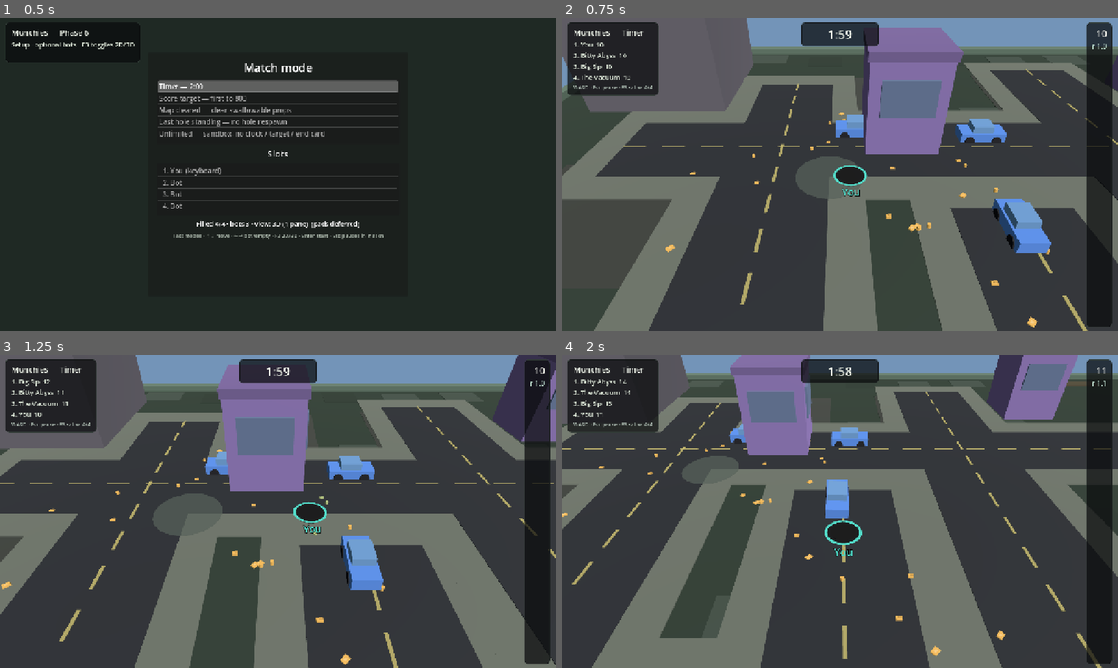
Above: before the commit, frames 1-4 (two rows, left to right).
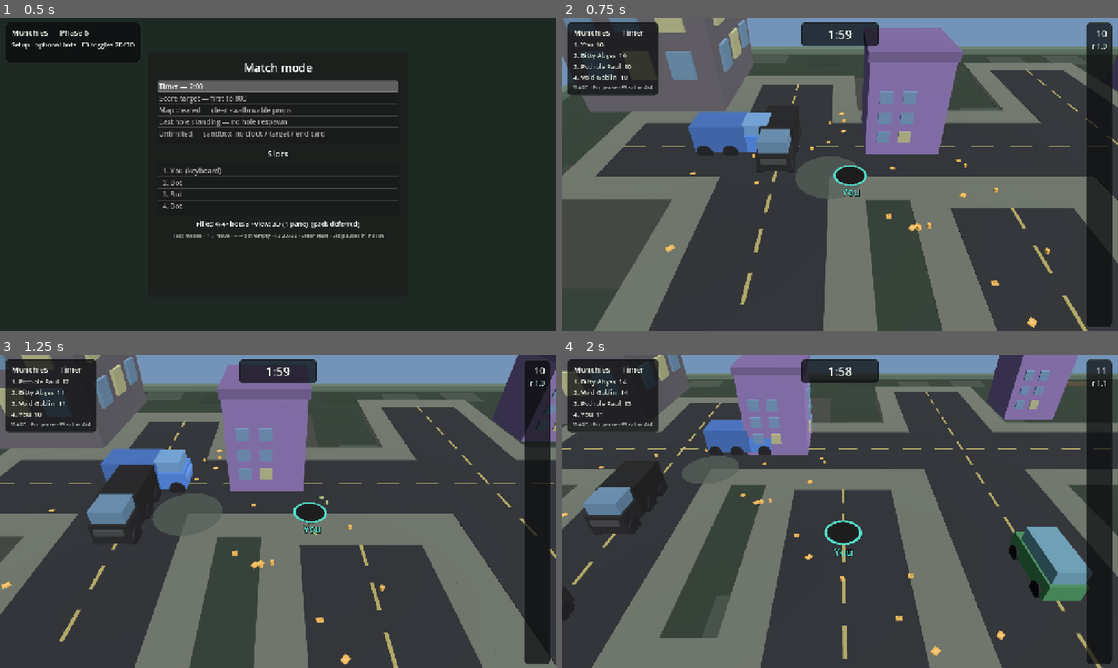
Above: after the commit, the same moments.

Repository: yelsayd/munchies
Game: Godot game, scene res://scenes/main.tscn
The game is run twice, just before and just after one commit, with the same random seed, the same clock (stepped at 60 frames per second) and the same inputs.
Inputs:
- Up to frame 1 (0.5 s): no input
- Up to frame 2 (0.75 s): tap Enter (confirm) at 0.5, 0.6 s; hold D (move_right) from 0.53 s (still down)
- Up to frame 3 (1.25 s): keep holding D (move_right)
- Up to frame 4 (2 s): release D (move_right) at 1.28 s; hold S (move_down) from 1.28 s (still down); tap Tab at 1.35 s

Frame 1 is identical in both runs. In frame 2, 7.0% of the frame differs, in the area x 0-88%, y 0-76%; in frame 3, 6.4%; in frame 4, 7.3%, in the area x 0-96%, y 0-79%.

Commit message:
Moving multi-color vehicles, building windows, opaque end card.
Spawn sedans/vans/trucks in varied colors that cruise road centerlines
and bounce at ends. Buildings get window grids; the game-over screen
uses a dim overlay plus a near-opaque end card panel.

Co-authored-by: Yasser Elsayed <yelsayd@users.noreply.github.com>

Diff:
--- a/scenes/main.tscn
+++ b/scenes/main.tscn
@@ -21,6 +21,18 @@
 content_margin_right = 0
 content_margin_bottom = 0
 
+[sub_resource type="StyleBoxFlat" id="StyleBoxFlat_endcard"]
+bg_color = Color(0.04, 0.045, 0.05, 0.96)
+border_width_left = 1
+border_width_top = 1
+border_width_right = 1
+border_width_bottom = 1
+border_color = Color(0.28, 0.34, 0.3, 0.9)
+corner_radius_top_left = 10
+corner_radius_top_right = 10
+corner_radius_bottom_right = 10
+corner_radius_bottom_left = 10
+
 [node name="Main" type="Node2D"]
 script = ExtResource("1_main")
 
@@ -183,6 +195,16 @@
 text = "Tab modes/slots · ↑↓ move · ←→ bot/empty · Enter start"
 horizontal_alignment = 1
 
+[node name="EndDim" type="ColorRect" parent="HUD"]
+visible = false
+anchors_preset = 15
+anchor_right = 1.0
+anchor_bottom = 1.0
+grow_horizontal = 2
+grow_vertical = 2
+mouse_filter = 2
+color = Color(0.02, 0.03, 0.04, 0.78)
+
 [node name="EndCard" type="PanelContainer" parent="HUD"]
 visible = false
 anchors_preset = 8
@@ -190,12 +212,13 @@
 anchor_top = 0.5
 anchor_right = 0.5
 anchor_bottom = 0.5
-offset_left = -220.0
-offset_top = -160.0
-offset_right = 220.0
-offset_bottom = 160.0
-grow_horizontal = 2
-grow_vertical = 2
+offset_left = -240.0
+offset_top = -180.0
+offset_right = 240.0
+offset_bottom = 180.0
+grow_horizontal = 2
+grow_vertical = 2
+theme_override_styles/panel = SubResource("StyleBoxFlat_endcard")
 
 [node name="Margin" type="MarginContainer" parent="HUD/EndCard"]
 layout_mode = 2
--- a/scripts/main.gd
+++ b/scripts/main.gd
@@ -44,6 +44,7 @@
 @onready var slot_list: ItemList = $HUD/Setup/Margin/VBox/SlotList
 @onready var setup_summary: Label = $HUD/Setup/Margin/VBox/SlotSummary
 @onready var setup_hint: Label = $HUD/Setup/Margin/VBox/SetupHint
+@onready var end_dim: ColorRect = $HUD/EndDim
 @onready var end_panel: PanelContainer = $HUD/EndCard
 @onready var end_title: Label = $HUD/EndCard/Margin/VBox/EndTitle
 @onready var end_scores: Label = $HUD/EndCard/Margin/VBox/EndScores
@@ -203,6 +204,7 @@
 	_teardown_panes()
 	split_layer.visible = false
 	setup_panel.visible = true
+	end_dim.visible = false
 	end_panel.visible = false
 	timer_panel.visible = false
 	left_panel.visible = true
@@ -268,6 +270,7 @@
 	_set_paused(false)
 	_screen = Screen.PLAYING
 	setup_panel.visible = false
+	end_dim.visible = false
 	end_panel.visible = false
 	_rebuild_panes()
 	split_layer.visible = true
@@ -276,6 +279,7 @@
 
 func _show_end_card() -> void:
 	_screen = Screen.ENDED
+	end_dim.visible = true
 	end_panel.visible = true
 	end_title.text = sim.match_end_reason
 	var lines: PackedStringArray = PackedStringArray()
--- a/scripts/world_view.gd
+++ b/scripts/world_view.gd
@@ -63,11 +63,13 @@
 		var r: float = float(prop["radius"]) * PIXELS_PER_METER
 		var tier: int = int(prop["tier"])
 		var col: Color = TIER_COLORS.get(tier, Color.WHITE) as Color
+		if tier == 2 and prop.has("body_color"):
+			col = prop["body_color"] as Color
 		var facing: float = _prop_facing(prop, sim)
 		if bool(prop.get("fallen", false)) or float(prop.get("tip_angle", 0.0)) > 0.05:
 			_draw_prop_tipped(prop, pos, r, col, tier)
 		else:
-			_draw_tier_shape(tier, pos, r, col, int(prop["id"]), facing)
+			_draw_tier_shape(tier, pos, r, col, int(prop["id"]), facing, int(prop.get("vehicle", 0)))
 		# Contested / claimed: only the claiming hole owns the prop — ring in that hole's color.
 		var claimed: int = int(prop.get("claimed_by", -1))
 		if claimed != -1:
@@ -277,7 +279,11 @@
 
 
 func _prop_facing(prop: Dictionary, sim: MunchiesSim) -> float:
-	## Prefer road orientation for cars; otherwise a stable angle from id.
+	## Prefer drive velocity so moving cars face travel direction.
+	var vx: float = float(prop.get("vx", 0.0))
+	var vy: float = float(prop.get("vy", 0.0))
+	if vx * vx + vy * vy > 0.25:
+		return atan2(vy, vx)
 	var px: float = float(prop["x"])
 	var py: float = float(prop["y"])
 	var best_d: float = INF
@@ -296,14 +302,22 @@
 	return facing
 
 
-func _draw_tier_shape(tier: int, pos: Vector2, r: float, col: Color, prop_id: int, facing: float) -> void:
+func _draw_tier_shape(
+	tier: int,
+	pos: Vector2,
+	r: float,
+	col: Color,
+	prop_id: int,
+	facing: float,
+	vehicle: int = 0
+) -> void:
 	match tier:
 		0:
 			_draw_litter(pos, r, col, prop_id)
 		1:
 			_draw_street_prop(pos, r, col, prop_id)
 		2:
-			_draw_car(pos, r, col, facing)
+			_draw_car(pos, r, col, facing, vehicle)
 		3:
 			_draw_building(pos, r, col, false)
 		_:
@@ -362,13 +376,25 @@
 			draw_circle(pos + Vector2(0, -r * 0.95), r * 0.4, col.lightened(0.15))
 
 
-func _draw_car(pos: Vector2, r: float, col: Color, facing: float) -> void:
-	## Top-down car: tapered body, glass cabin, wheels. Facing aligns to nearest road.
+func _draw_car(pos: Vector2, r: float, col: Color, facing: float, vehicle: int = 0) -> void:
+	## Top-down sedan / van / truck. Facing follows road travel.
 	if r < 2.0 or not is_finite(facing):
 		draw_circle(pos, maxf(r, 1.0), col)
 		return
 	var body_len := r * 2.55
 	var body_w := r * 1.2
+	var cabin_len := r * 1.05
+	var cabin_off := r * 0.12
+	if vehicle == MunchiesSim.VEHICLE_VAN:
+		body_len = r * 2.7
+		body_w = r * 1.3
+		cabin_len = r * 1.9
+		cabin_off = -r * 0.1
+	elif vehicle == MunchiesSim.VEHICLE_TRUCK:
+		body_len = r * 3.2
+		body_w = r * 1.35
+		cabin_len = r * 0.9
+		cabin_off = r * 0.85
 	var axis := Vector2(cos(facing), sin(facing))
 	if axis.length_squared() < 0.0001:
 		axis = Vector2.RIGHT
@@ -378,22 +404,24 @@
 		_oriented_rect(pos + Vector2(r * 0.06, r * 0.06), body_len * 1.02, body_w * 1.08, axis, perp),
 		Color(0, 0, 0, 0.25 * col.a)
 	)
-	# Body (slightly rounded via end caps)
 	_draw_poly_safe(_oriented_rect(pos, body_len, body_w, axis, perp), col)
 	draw_circle(pos + axis * (body_len * 0.42), body_w * 0.48, col)
 	draw_circle(pos - axis * (body_len * 0.42), body_w * 0.42, col)
-	# Cabin glass
-	var cabin_c := pos + axis * (r * 0.12)
+	var cabin_c := pos + axis * cabin_off
 	_draw_poly_safe(
-		_oriented_rect(cabin_c, r * 1.05, body_w * 0.72, axis, perp),
+		_oriented_rect(cabin_c, cabin_len, body_w * 0.72, axis, perp),
 		Color(0.62, 0.78, 0.90, col.a)
 	)
-	# Nose stripe so facing reads
+	if vehicle == MunchiesSim.VEHICLE_TRUCK:
+		# Cargo box behind the cab
+		_draw_poly_safe(
+			_oriented_rect(pos - axis * (r * 0.45), r * 1.9, body_w * 0.95, axis, perp),
+			col.darkened(0.18)
+		)
 	_draw_poly_safe(
 		_oriented_rect(pos + axis * (body_len * 0.38), r * 0.35, body_w * 0.55, axis, perp),
 		col.lightened(0.18)
 	)
-	# Wheels
 	var wheel_col := Color(0.08, 0.08, 0.10, col.a)
 	var wheel_r := r * 0.3
 	var long_off := body_len * 0.3
--- a/scripts/world_view_3d.gd
+++ b/scripts/world_view_3d.gd
@@ -247,13 +247,15 @@
 			continue
 		seen[id] = true
 		var node: Node3D = _prop_nodes.get(id) as Node3D
-		# Rebuild legacy single-mesh props into composites.
-		if node != null and not bool(node.get_meta("composite", false)):
+		var want_key: String = _prop_mesh_key(prop)
+		# Rebuild when shape/color kind changes (or legacy single-mesh).
+		if node != null and str(node.get_meta("mesh_key", "")) != want_key:
 			node.queue_free()
 			_prop_nodes.erase(id)
 			node = null
 		if node == null:
 			node = _make_prop_node(prop)
+			node.set_meta("mesh_key", want_key)
 			_props_root.add_child(node)
 			_prop_nodes[id] = node
 		_place_prop(node, prop, sim)
@@ -345,9 +347,17 @@
 		var face_yaw := 0.0
 		if tier == 2 and host != null and host.sim != null:
 			face_yaw = -_prop_facing(fake, host.sim as MunchiesSim)
-		_place_prop_tipped(node, fake, _prop_height(tier, r * scale_v), face_yaw)
+		_place_prop_tipped(node, fake, _prop_height(tier, r * scale_v, fake), face_yaw)
 		node.position.y -= drop
 		_tween_nodes.append(node)
+
+
+func _prop_mesh_key(prop: Dictionary) -> String:
+	var tier: int = int(prop["tier"])
+	if tier == 2:
+		var bc: Color = prop.get("body_color", TIER_COLORS[2]) as Color
+		return "2:%d:%s" % [int(prop.get("vehicle", 0)), bc]
+	return "%d:%d" % [tier, int(prop.get("id", 0)) % 3]
 
 
 func _make_prop_node(prop: Dictionary) -> Node3D:
@@ -364,11 +374,12 @@
 		1:
 			_build_street_prop(root, r, col, prop_id)
 		2:
-			_build_car(root, r, col)
+			var body: Color = prop.get("body_color", col) as Color
+			_build_car(root, r, body, int(prop.get("vehicle", 0)))
 		3:
-			_build_building(root, r, col, false)
+			_build_building(root, r, col, false, prop_id)
 		_:
-			_build_building(root, r, col, true)
+			_build_building(root, r, col, true, prop_id)
 	return root
 
 
@@ -432,52 +443,109 @@
 			_add_prop_part(root, _make_box(Vector3(-r * 0.55, r * 0.15, 0.0), Vector3(r * 0.45, r * 0.28, r * 0.28), col), col)
 
 
-func _build_car(root: Node3D, r: float, col: Color) -> void:
-	## Body + cabin glass + four wheels. Length along local X (yaw faces the road).
+func _build_car(root: Node3D, r: float, col: Color, kind: int = 0) -> void:
+	## Sedan / van / truck. Length along local X (yaw follows drive direction).
 	var body_col: Color = col
-	var cabin_col := Color(0.45, 0.62, 0.78).lerp(col, 0.25)
+	var cabin_col := Color(0.45, 0.62, 0.78).lerp(col, 0.2)
 	var wheel_col := Color(0.12, 0.12, 0.14)
 	var trim := col.darkened(0.2)
-	# Lower body
-	_add_prop_part(root, _make_box(Vector3(0.0, -r * 0.12, 0.0), Vector3(r * 2.5, r * 0.55, r * 1.15), body_col), body_col)
-	# Cabin / glass
-	_add_prop_part(root, _make_box(Vector3(-r * 0.05, r * 0.32, 0.0), Vector3(r * 1.15, r * 0.42, r * 0.95), cabin_col), cabin_col)
-	# Hood / trunk dark strips
-	_add_prop_part(root, _make_box(Vector3(r * 0.85, r * 0.05, 0.0), Vector3(r * 0.55, r * 0.12, r * 1.0), trim), trim)
-	_add_prop_part(root, _make_box(Vector3(-r * 0.95, r * 0.02, 0.0), Vector3(r * 0.4, r * 0.1, r * 1.0), trim), trim)
-	# Wheels (axle along Z)
-	for xz in [
-		Vector3(r * 0.75, -r * 0.32, r * 0.52),
-		Vector3(r * 0.75, -r * 0.32, -r * 0.52),
-		Vector3(-r * 0.75, -r * 0.32, r * 0.52),
-		Vector3(-r * 0.75, -r * 0.32, -r * 0.52),
-	]:
-		var wheel := _make_cylinder(xz, r * 0.28, r * 0.22, wheel_col)
-		wheel.rotation.x = PI * 0.5
-		_add_prop_part(root, wheel, wheel_col)
-
-
-func _build_building(root: Node3D, r: float, col: Color, is_block: bool) -> void:
+	match kind:
+		MunchiesSim.VEHICLE_TRUCK:
+			# Cab + boxy cargo
+			_add_prop_part(root, _make_box(Vector3(r * 0.85, -r * 0.05, 0.0), Vector3(r * 1.2, r * 0.7, r * 1.2), body_col), body_col)
+			_add_prop_part(root, _make_box(Vector3(r * 0.85, r * 0.45, 0.0), Vector3(r * 0.95, r * 0.55, r * 1.05), cabin_col), cabin_col)
+			_add_prop_part(root, _make_box(Vector3(-r * 0.55, r * 0.15, 0.0), Vector3(r * 2.0, r * 1.1, r * 1.25), trim), trim)
+			_add_prop_part(root, _make_box(Vector3(r * 1.35, r * 0.05, 0.0), Vector3(r * 0.35, r * 0.2, r * 0.9), body_col.lightened(0.15)), body_col.lightened(0.15))
+			for xz in [
+				Vector3(r * 1.1, -r * 0.38, r * 0.55),
+				Vector3(r * 1.1, -r * 0.38, -r * 0.55),
+				Vector3(-r * 0.2, -r * 0.38, r * 0.55),
+				Vector3(-r * 0.2, -r * 0.38, -r * 0.55),
+				Vector3(-r * 1.2, -r * 0.38, r * 0.55),
+				Vector3(-r * 1.2, -r * 0.38, -r * 0.55),
+			]:
+				var wheel := _make_cylinder(xz, r * 0.3, r * 0.24, wheel_col)
+				wheel.rotation.x = PI * 0.5
+				_add_prop_part(root, wheel, wheel_col)
+		MunchiesSim.VEHICLE_VAN:
+			# Tall cabin covering most of the body
+			_add_prop_part(root, _make_box(Vector3(0.0, -r * 0.05, 0.0), Vector3(r * 2.6, r * 0.65, r * 1.2), body_col), body_col)
+			_add_prop_part(root, _make_box(Vector3(-r * 0.15, r * 0.45, 0.0), Vector3(r * 2.1, r * 0.7, r * 1.05), cabin_col), cabin_col)
+			_add_prop_part(root, _make_box(Vector3(r * 1.0, r * 0.15, 0.0), Vector3(r * 0.45, r * 0.2, r * 1.0), trim), trim)
+			for xz in [
+				Vector3(r * 0.85, -r * 0.35, r * 0.55),
+				Vector3(r * 0.85, -r * 0.35, -r * 0.55),
+				Vector3(-r * 0.85, -r * 0.35, r * 0.55),
+				Vector3(-r * 0.85, -r * 0.35, -r * 0.55),
+			]:
+				var wheel := _make_cylinder(xz, r * 0.28, r * 0.22, wheel_col)
+				wheel.rotation.x = PI * 0.5
+				_add_prop_part(root, wheel, wheel_col)
+		_:
+			# Sedan
+			_add_prop_part(root, _make_box(Vector3(0.0, -r * 0.12, 0.0), Vector3(r * 2.5, r * 0.55, r * 1.15), body_col), body_col)
+			_add_prop_part(root, _make_box(Vector3(-r * 0.05, r * 0.32, 0.0), Vector3(r * 1.15, r * 0.42, r * 0.95), cabin_col), cabin_col)
+			_add_prop_part(root, _make_box(Vector3(r * 0.85, r * 0.05, 0.0), Vector3(r * 0.55, r * 0.12, r * 1.0), trim), trim)
+			_add_prop_part(root, _make_box(Vector3(-r * 0.95, r * 0.02, 0.0), Vector3(r * 0.4, r * 0.1, r * 1.0), trim), trim)
+			for xz in [
+				Vector3(r * 0.75, -r * 0.32, r * 0.52),
+				Vector3(r * 0.75, -r * 0.32, -r * 0.52),
+				Vector3(-r * 0.75, -r * 0.32, r * 0.52),
+				Vector3(-r * 0.75, -r * 0.32, -r * 0.52),
+			]:
+				var wheel := _make_cylinder(xz, r * 0.28, r * 0.22, wheel_col)
+				wheel.rotation.x = PI * 0.5
+				_add_prop_part(root, wheel, wheel_col)
+
+
+func _build_building(root: Node3D, r: float, col: Color, is_block: bool, prop_id: int = 0) -> void:
 	var w: float = r * (1.8 if is_block else 1.6)
 	var h: float = r * (2.8 if is_block else 2.2)
 	_add_prop_part(root, _make_box(Vector3.ZERO, Vector3(w, h, w), col), col)
 	# Roof cap
 	var roof := col.darkened(0.18)
 	_add_prop_part(root, _make_box(Vector3(0.0, h * 0.48, 0.0), Vector3(w * 1.05, h * 0.08, w * 1.05), roof), roof)
-	# Window band
-	var glass := Color(0.35, 0.45, 0.55).lerp(col, 0.2)
-	_add_prop_part(root, _make_box(Vector3(0.0, h * 0.1, w * 0.51), Vector3(w * 0.7, h * 0.35, w * 0.04), glass), glass)
-	_add_prop_part(root, _make_box(Vector3(w * 0.51, h * 0.1, 0.0), Vector3(w * 0.04, h * 0.35, w * 0.7), glass), glass)
-
-
-func _prop_height(tier: int, r: float) -> float:
+	# Window grid on two faces (skip a few buildings for variety).
+	if abs(prop_id) % 5 == 0:
+		return
+	var glass := Color(0.42, 0.58, 0.72).lerp(col, 0.15)
+	var lit := Color(0.85, 0.78, 0.45).lerp(glass, 0.35)
+	var cols_n: int = 3 if is_block else 2
+	var rows_n: int = 4 if is_block else 3
+	var pane_w: float = w * 0.16
+	var pane_h: float = h * 0.12
+	var x0: float = -w * 0.28
+	var y0: float = -h * 0.28
+	for row in rows_n:
+		for col_i in cols_n:
+			var px: float = x0 + float(col_i) * (w * 0.28)
+			var py: float = y0 + float(row) * (h * 0.2)
+			var pane_col: Color = lit if ((prop_id + row * 3 + col_i) % 4 == 0) else glass
+			_add_prop_part(
+				root,
+				_make_box(Vector3(px, py, w * 0.51), Vector3(pane_w, pane_h, w * 0.03), pane_col),
+				pane_col
+			)
+			_add_prop_part(
+				root,
+				_make_box(Vector3(w * 0.51, py, px), Vector3(w * 0.03, pane_h, pane_w), pane_col),
+				pane_col
+			)
+
+
+func _prop_height(tier: int, r: float, prop: Dictionary = {}) -> float:
 	match tier:
 		0:
 			return r * 0.7
 		1:
 			return r * 1.6
 		2:
-			return r * 0.95 ## body + cabin
+			var kind: int = int(prop.get("vehicle", 0))
+			if kind == MunchiesSim.VEHICLE_TRUCK:
+				return r * 1.15
+			if kind == MunchiesSim.VEHICLE_VAN:
+				return r * 1.2
+			return r * 0.95
 		3:
 			return r * 2.2
 		_:
@@ -485,6 +553,11 @@
 
 
 func _prop_facing(prop: Dictionary, sim: MunchiesSim) -> float:
+	## Prefer drive velocity so moving cars face the way they travel.
+	var vx: float = float(prop.get("vx", 0.0))
+	var vy: float = float(prop.get("vy", 0.0))
+	if vx * vx + vy * vy > 0.25:
+		return atan2(vy, vx)
 	var px: float = float(prop["x"])
 	var py: float = float(prop["y"])
 	var best_d: float = INF
@@ -506,7 +579,7 @@
 func _place_prop(node: Node3D, prop: Dictionary, sim: MunchiesSim) -> void:
 	var r: float = float(prop["radius"])
 	var tier: int = int(prop["tier"])
-	var h: float = _prop_height(tier, r)
+	var h: float = _prop_height(tier, r, prop)
 	var face_yaw: float = -_prop_facing(prop, sim) if tier == 2 else 0.0
 	var tip_angle: float = float(prop.get("tip_angle", 0.0))
 	if bool(prop.get("fallen", false)) or tip_angle > 0.01:
--- a/sim/sim.gd
+++ b/sim/sim.gd
@@ -70,6 +70,23 @@
 const TIER2_RADIUS := 1.30
 const TIER3_RADIUS := 3.20
 const TIER4_RADIUS := 6.50
+
+## Tier-2 road vehicles.
+const VEHICLE_SEDAN := 0
+const VEHICLE_VAN := 1
+const VEHICLE_TRUCK := 2
+const VEHICLE_SPEED_MIN := 5.0
+const VEHICLE_SPEED_MAX := 9.5
+const VEHICLE_COLORS := [
+	Color(0.32, 0.52, 0.88), ## blue
+	Color(0.86, 0.24, 0.22), ## red
+	Color(0.93, 0.93, 0.90), ## white
+	Color(0.14, 0.14, 0.15), ## black
+	Color(0.94, 0.78, 0.22), ## yellow
+	Color(0.28, 0.55, 0.36), ## green
+	Color(0.58, 0.58, 0.62), ## silver
+	Color(0.92, 0.48, 0.18), ## orange
+]
 
 ## Full map is 160 × 160 m → half-extent 80.
 const MAP_HALF_DEFAULT := 80.0
@@ -159,6 +176,10 @@
 		"fallen": false,
 		"tip_dx": 1.0,
 		"tip_dy": 0.0,
+		## Tier-2 vehicle fields (ignored for other tiers).
+		"vehicle": VEHICLE_SEDAN,
+		"body_color": VEHICLE_COLORS[0],
+		"road_i": -1,
 	}
 
 
@@ -395,12 +416,54 @@
 		_scatter_props(tier, radius, count, Vector2.ZERO, 50.0, 10.0)
 		return
 	for i in count:
-		var road: Rect2 = roads[i % roads.size()]
+		var road_i: int = i % roads.size()
+		var road: Rect2 = roads[road_i]
+		if tier == 2:
+			objects.append(_make_vehicle_on_road(road_i, road))
+			continue
 		var x: float = _rng.randf_range(road.position.x + radius, road.position.x + road.size.x - radius)
 		var y: float = _rng.randf_range(road.position.y + radius, road.position.y + road.size.y - radius)
 		x = clampf(x, -map_half + radius, map_half - radius)
 		y = clampf(y, -map_half + radius, map_half - radius)
 		objects.append(make_prop(_alloc_id(), x, y, tier, radius))
+
+
+func _make_vehicle_on_road(road_i: int, road: Rect2) -> Dictionary:
+	var kind: int = _rng.randi_range(0, 2)
+	var r: float = TIER2_RADIUS
+	if kind == VEHICLE_VAN:
+		r *= 1.18
+	elif kind == VEHICLE_TRUCK:
+		r *= 1.38
+	var horizontal: bool = road.size.x >= road.size.y
+	var margin: float = r * 1.3
+	var x: float
+	var y: float
+	if horizontal:
+		x = _rng.randf_range(road.position.x + margin, road.position.x + road.size.x - margin)
+		y = road.position.y + road.size.y * 0.5
+	else:
+		x = road.position.x + road.size.x * 0.5
+		y = _rng.randf_range(road.position.y + margin, road.position.y + road.size.y - margin)
+	x = clampf(x, -map_half + r, map_half - r)
+	y = clampf(y, -map_half + r, map_half - r)
+	var prop: Dictionary = make_prop(_alloc_id(), x, y, 2, r)
+	_configure_vehicle(prop, kind, road_i, horizontal)
+	return prop
+
+
+func _configure_vehicle(prop: Dictionary, kind: int, road_i: int, horizontal: bool) -> void:
+	prop["vehicle"] = kind
+	prop["body_color"] = VEHICLE_COLORS[_rng.randi_range(0, VEHICLE_COLORS.size() - 1)]
+	prop["road_i"] = road_i
+	var speed: float = _rng.randf_range(VEHICLE_SPEED_MIN, VEHICLE_SPEED_MAX)
+	var sign: float = -1.0 if _rng.randf() < 0.5 else 1.0
+	if horizontal:
+		prop["vx"] = speed * sign
+		prop["vy"] = 0.0
+	else:
+		prop["vx"] = 0.0
+		prop["vy"] = speed * sign
 
 
 func _place_edge_landmarks(tier: int, radius: float, positions: Array) -> void:
@@ -561,7 +624,12 @@
 		1:
 			return Vector2(r * 1.4, r * 1.6)
 		2:
-			return Vector2(r * 2.5, r * 0.95) ## car length × body+cabin height
+			var kind: int = int(prop.get("vehicle", VEHICLE_SEDAN))
+			if kind == VEHICLE_TRUCK:
+				return Vector2(r * 3.1, r * 1.15)
+			if kind == VEHICLE_VAN:
+				return Vector2(r * 2.6, r * 1.2)
+			return Vector2(r * 2.5, r * 0.95) ## sedan length × height
 		3:
 			return Vector2(r * BUILDING_WIDTH_MULT, r * BUILDING_HEIGHT_MULT)
 		_:
@@ -662,10 +730,19 @@
 		var px: float = float(prop["x"])
 		var py: float = float(prop["y"])
 		var pr: float = float(prop["radius"])
-		# Static world props — no suction velocity.
-		prop["vx"] = 0.0
-		prop["vy"] = 0.0
 		_update_prop_tip(prop, alive, dt)
+		# Cars/vans/trucks cruise roads until they tip or fall; everything else stays put.
+		if (
+			int(prop["tier"]) == 2
+			and not bool(prop.get("fallen", false))
+			and float(prop.get("tip_angle", 0.0)) < 0.05
+		):
+			_drive_vehicle(prop, dt)
+			px = float(prop["x"])
+			py = float(prop["y"])
+		else:
+			prop["vx"] = 0.0
+			prop["vy"] = 0.0
 
 		# Closest qualifying hole claims (ring UI); others ignore a claimed prop.
 		var best_hole: Dictionary = {}
@@ -745,6 +822,68 @@
 		objects.erase(dead)
 
 
+func _drive_vehicle(prop: Dictionary, dt: float) -> void:
+	## Keep tier-2 vehicles on their road centerline; bounce at the ends.
+	var road_i: int = int(prop.get("road_i", -1))
+	if road_i < 0 or road_i >= roads.size():
+		road_i = _find_road_index(float(prop["x"]), float(prop["y"]))
+		prop["road_i"] = road_i
+	if road_i < 0 or road_i >= roads.size():
+		prop["vx"] = 0.0
+		prop["vy"] = 0.0
+		return
+	var road: Rect2 = roads[road_i]
+	var r: float = float(prop["radius"])
+	var horizontal: bool = road.size.x >= road.size.y
+	var speed: float = maxf(absf(float(prop["vx"])), absf(float(prop["vy"])))
+	if speed < 0.5:
+		speed = lerpf(VEHICLE_SPEED_MIN, VEHICLE_SPEED_MAX, 0.5)
+	var x: float = float(prop["x"]) + float(prop["vx"]) * dt
+	var y: float = float(prop["y"]) + float(prop["vy"]) * dt
+	if horizontal:
+		y = road.position.y + road.size.y * 0.5
+		var min_x: float = road.position.x + r
+		var max_x: float = road.position.x + road.size.x - r
+		if x <= min_x:
+			x = min_x
+			prop["vx"] = speed
+		elif x >= max_x:
+			x = max_x
+			prop["vx"] = -speed
+		prop["vy"] = 0.0
+	else:
+		x = road.position.x + road.size.x * 0.5
+		var min_y: float = road.position.y + r
+		var max_y: float = road.position.y + road.size.y - r
+		if y <= min_y:
+			y = min_y
+			prop["vy"] = speed
+		elif y >= max_y:
+			y = max_y
+			prop["vy"] = -speed
+		prop["vx"] = 0.0
+	prop["x"] = clampf(x, -map_half + r, map_half - r)
+	prop["y"] = clampf(y, -map_half + r, map_half - r)
+
+
+func _find_road_index(x: float, y: float) -> int:
+	var best_i := -1
+	var best_d: float = INF
+	var p := Vector2(x, y)
+	for i in roads.size():
+		var road: Rect2 = roads[i]
+		var expanded := road.grow(2.0)
+		if not expanded.has_point(p):
+			continue
+		var cx: float = clampf(x, road.position.x, road.position.x + road.size.x)
+		var cy: float = clampf(y, road.position.y, road.position.y + road.size.y)
+		var d: float = p.distance_to(Vector2(cx, cy))
+		if d < best_d:
+			best_d = d
+			best_i = i
+	return best_i
+
+
 func _update_player_swallow(dt: float, events: Array) -> void:
 	var alive: Array = _alive_holes()
 	if alive.size() < 2:
@@ -880,6 +1019,10 @@
 			continue
 		var tier: int = int(item["tier"])
 		var radius: float = float(TIER_RADIUS[clampi(tier, 0, TIER_RADIUS.size() - 1)])
+		if tier == 2 and not roads.is_empty():
+			var road_i: int = _rng.randi_range(0, roads.size() - 1)
+			objects.append(_make_vehicle_on_road(road_i, roads[road_i]))
+			continue
 		var pos := _spawn_prop_away_from_holes(Vector2(float(item["x"]), float(item["y"])), radius)
 		objects.append(make_prop(_alloc_id(), pos.x, pos.y, tier, radius))
 	_pending_prop_spawns = keep
--- a/tests/test_sim.gd
+++ b/tests/test_sim.gd
@@ -31,6 +31,7 @@
 	failed += _check_hole_respawn()
 	failed += _check_bot_emits_input()
 	failed += _check_bot_hunts_smaller_hole()
+	failed += _check_vehicles_drive()
 	failed += _check_player_swallow()
 	failed += _check_cover_to_swallow()
 	failed += _check_building_tip_and_fall()
@@ -634,6 +635,32 @@
 	return 0
 
 
+func _check_vehicles_drive() -> int:
+	var sim := MunchiesSim.new()
+	sim.setup_phase2(42, 0)
+	var car: Dictionary = {}
+	for p in sim.objects:
+		if int(p["tier"]) == 2:
+			car = p
+			break
+	if car.is_empty():
+		print("FAIL expected a road vehicle")
+		return 1
+	if not car.has("vehicle") or not car.has("body_color"):
+		print("FAIL vehicle missing kind/color")
+		return 1
+	var before := Vector2(float(car["x"]), float(car["y"]))
+	for i in 45:
+		sim.step({int(sim.player_hole()["id"]): Vector2.ZERO}, 1.0 / 60.0)
+	var after := Vector2(float(car["x"]), float(car["y"]))
+	var speed: float = absf(float(car["vx"])) + absf(float(car["vy"]))
+	if before.distance_to(after) < 0.5 and speed < 1.0:
+		print("FAIL vehicle should drive along roads: moved=", before.distance_to(after), " speed=", speed)
+		return 1
+	print("ok vehicles drive")
+	return 0
+
+
 func _check_player_swallow() -> int:
 	var cfg := MatchConfig.for_mode(MatchConfig.Mode.LAST_STANDING, 2)
 	var sim := MunchiesSim.new()
Not shown: 1 places in scenes/main.tscn that only renumber resources
